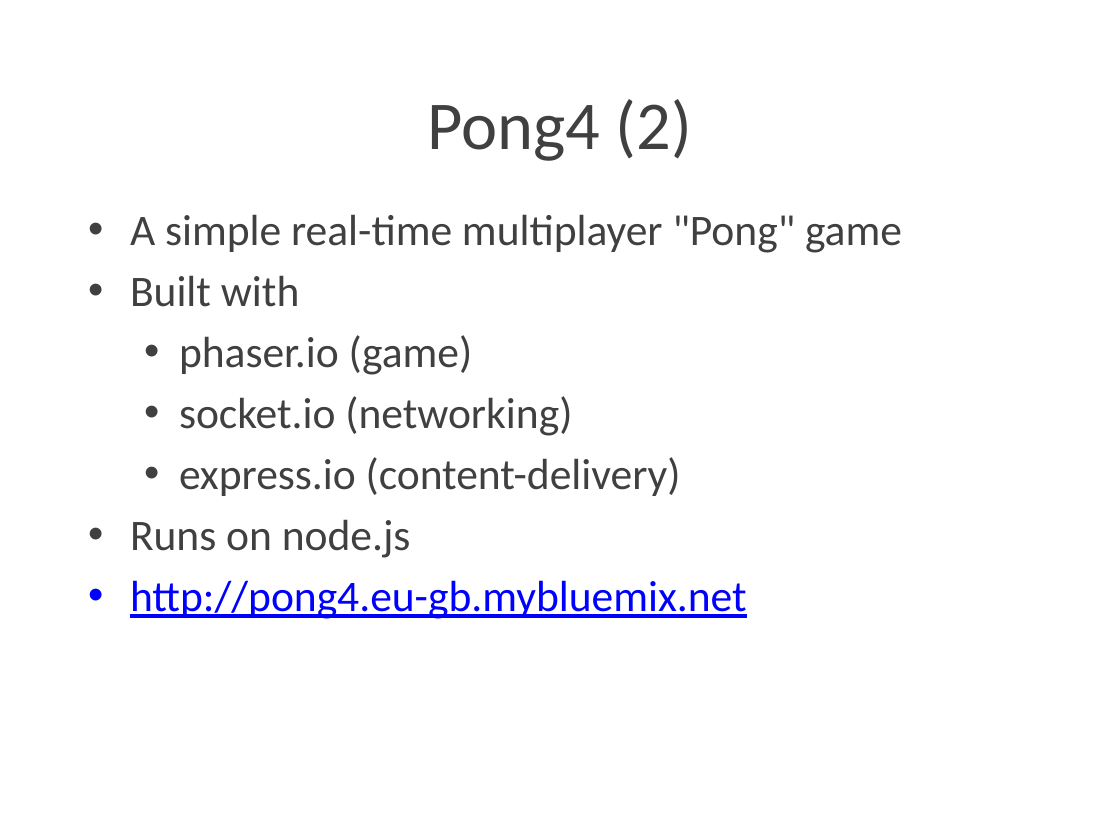
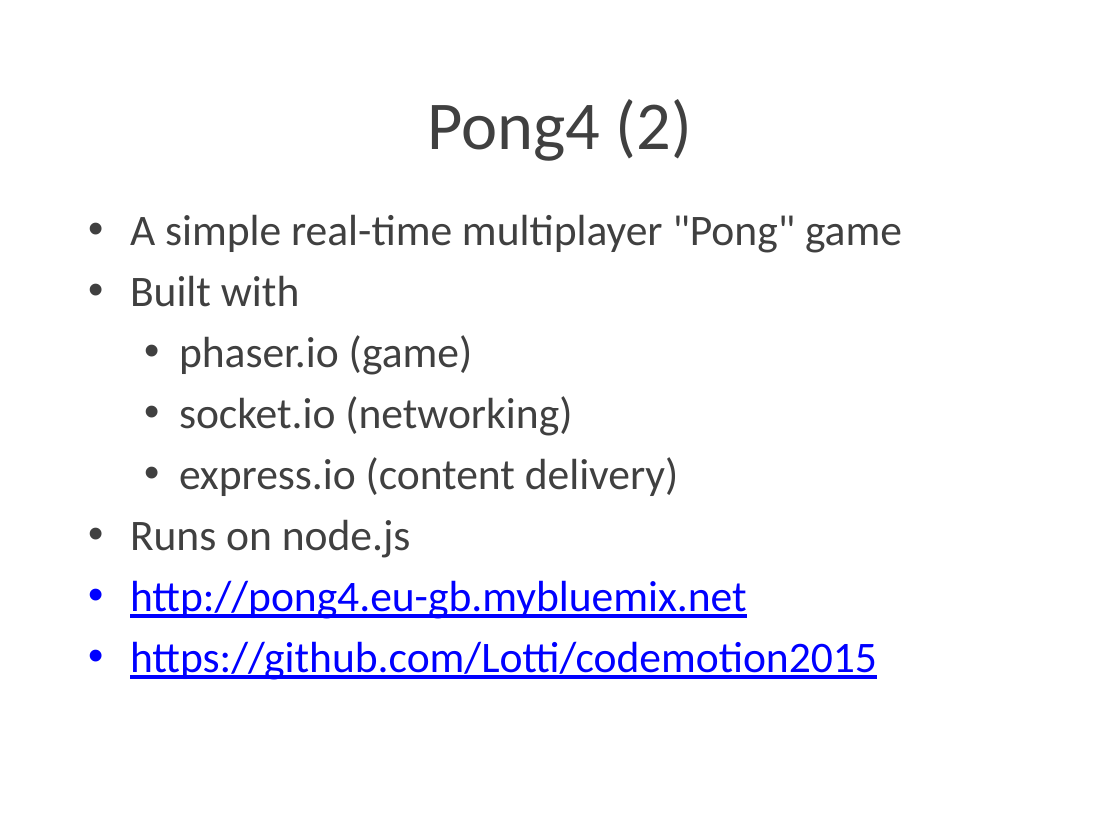
Before and after one commit to Lotti/codemotion2015, a slide deck: slide 19 of slides/slides.pptx. Drawn at 1120x840 pixels with LibreOffice and Linux fonts; fonts in the diff are those of the drawing; background and template pictures are left out. Boxes give left, top, right and bottom in pixels: in the first picture for what was removed or moved away, otherwise in the second. Text is boxed around its words. In the diff, an @@ line names an element or a change of style, - is before the commit and + after.

```diff
--- a/slides/slides.pptx
+++ b/slides/slides.pptx
@@ text at [179,457,679,496]: text changed @@
-  • express.io (content-delivery)
+  • express.io (content delivery)
@@ text at [130,641,877,680]: paragraph added @@
+• https://github.com/Lotti/codemotion2015
```
Also in this commit, not shown: 3 other slides changed, 7 slides added, 1 other file.
